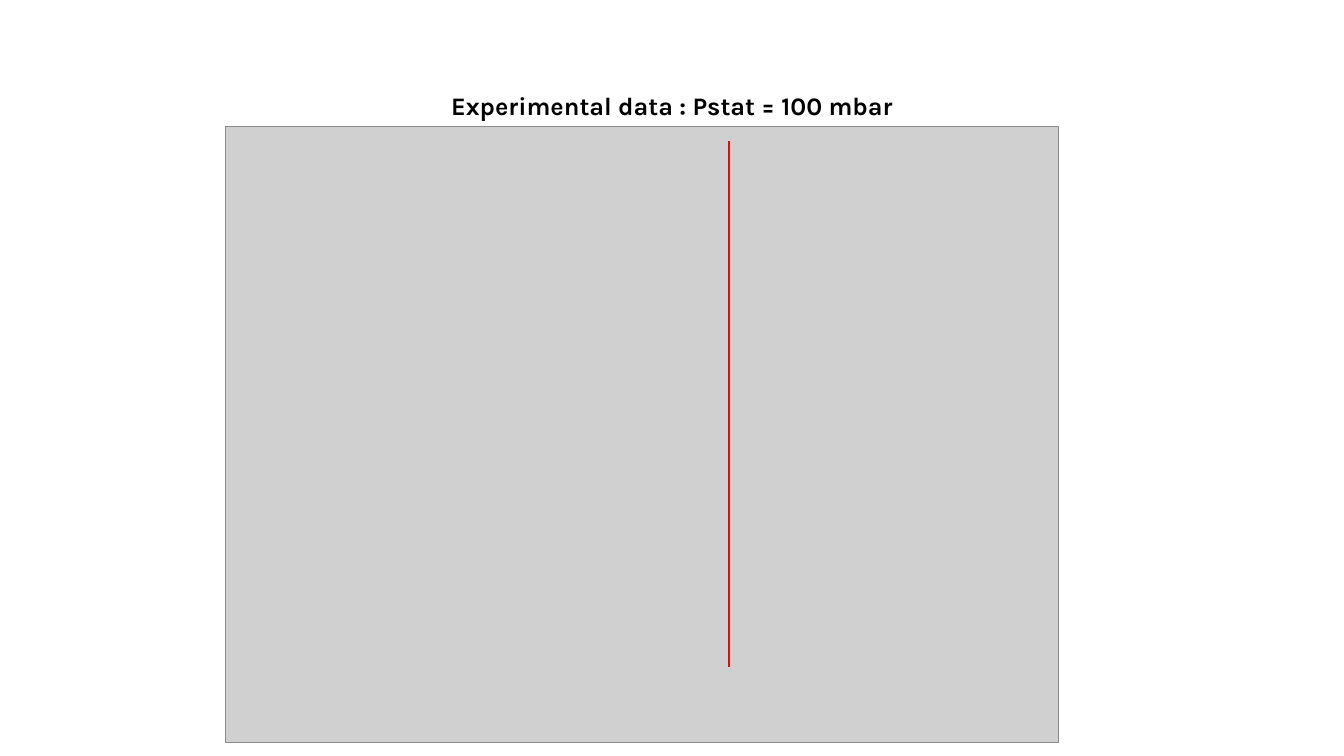
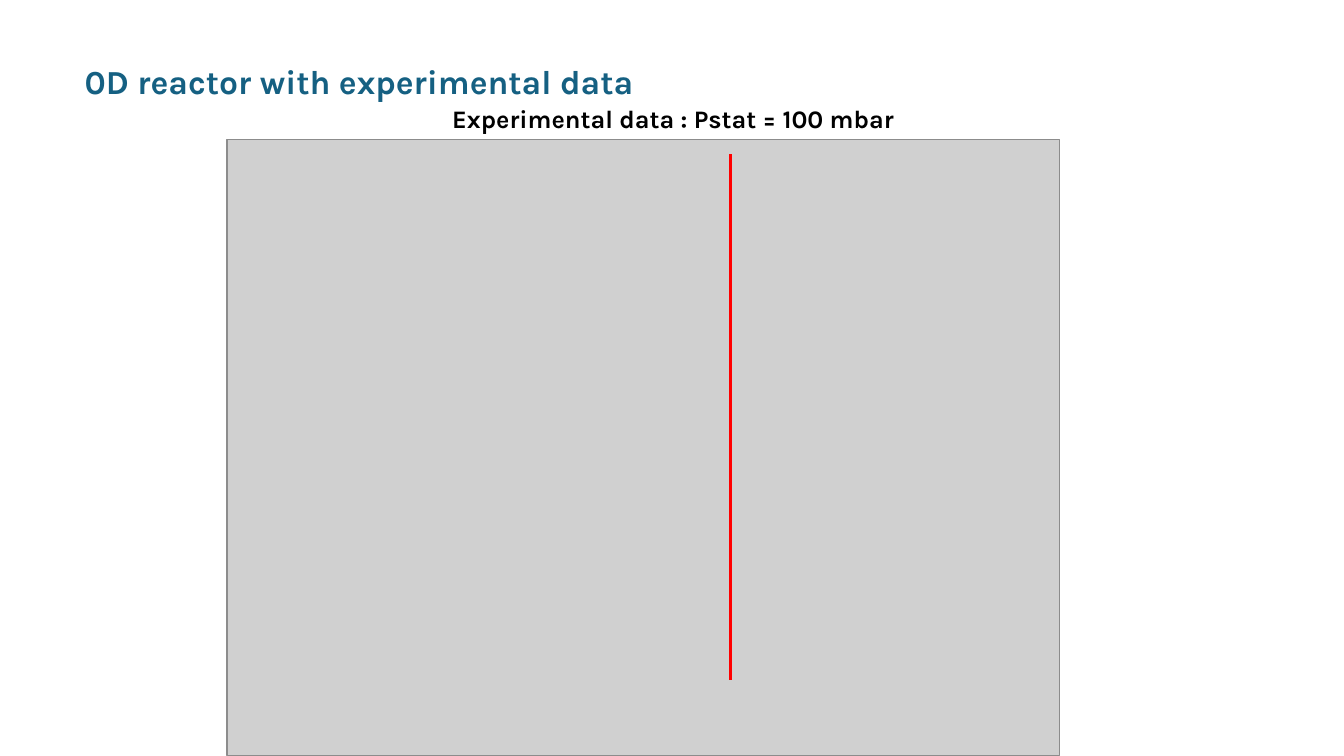
Before and after one commit to Bab1000/VKI, a slide deck: slide 6 of Courses/PCMAF/PCMAF_26_05_2025.pptx (slide 5 before the commit). Drawn at 1344x756 pixels with LibreOffice and Linux fonts; fonts in the diff are those of the drawing; grey boxes stand for pictures. Boxes give left, top, right and bottom in pixels: in the first picture for what was removed or moved away, otherwise in the second. Text is boxed around its words. In the diff, an @@ line names an element or a change of style, - is before the commit and + after.

```diff
--- a/Courses/PCMAF/PCMAF_26_05_2025.pptx
+++ b/Courses/PCMAF/PCMAF_26_05_2025.pptx
@@ text added at <box>85,70,633,102</box>, 24 pt, text #156082, bold @@
+0D reactor with experimental data
@@ 1 picture, 1 text, 1 line: place and size @@
-1 picture, 1 text, 1 line at <box>226,97,1059,743</box>
+1 picture, 1 text, 1 line at <box>227,110,1060,756</box>
```
Also in this commit, not shown: 5 other slides changed, 7 slides added, 1 slide removed, 48 other files.
